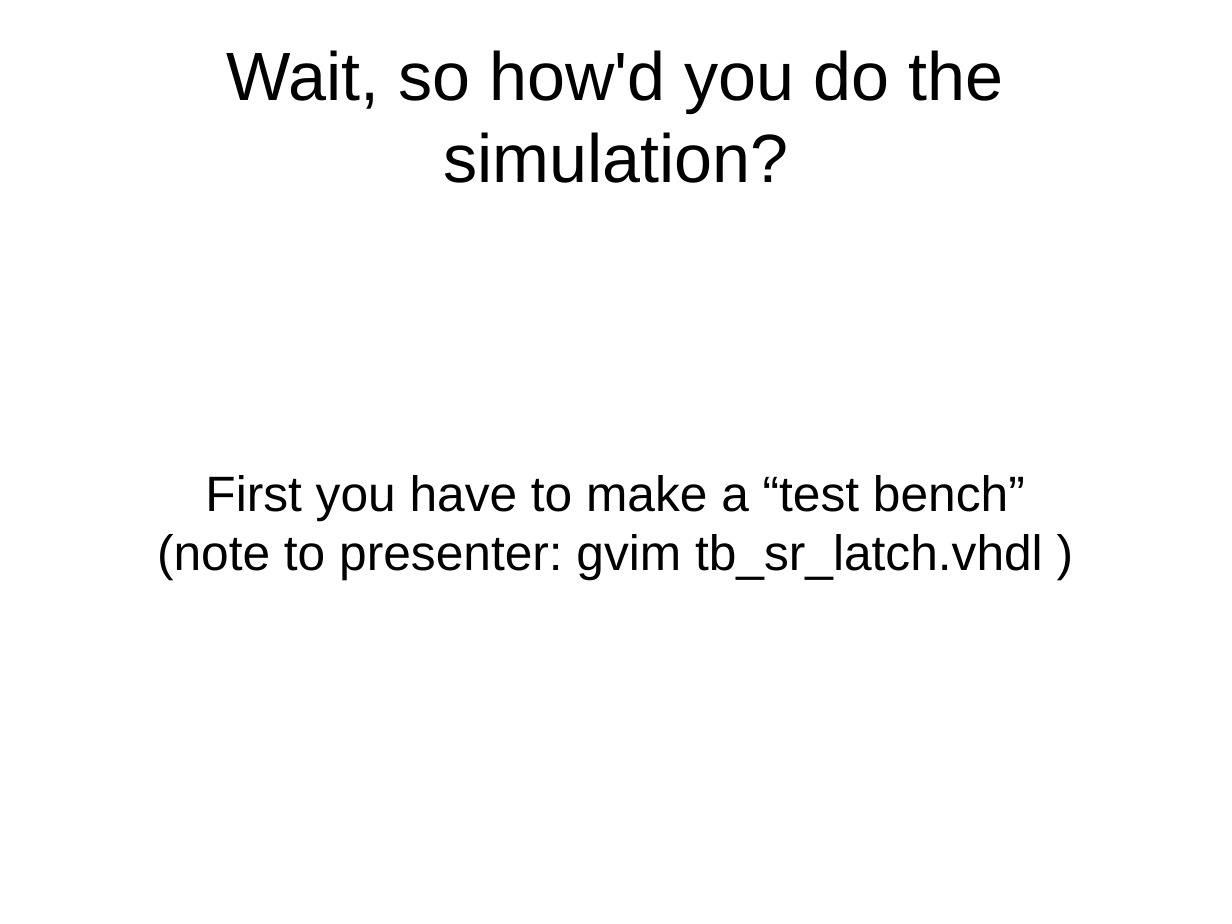
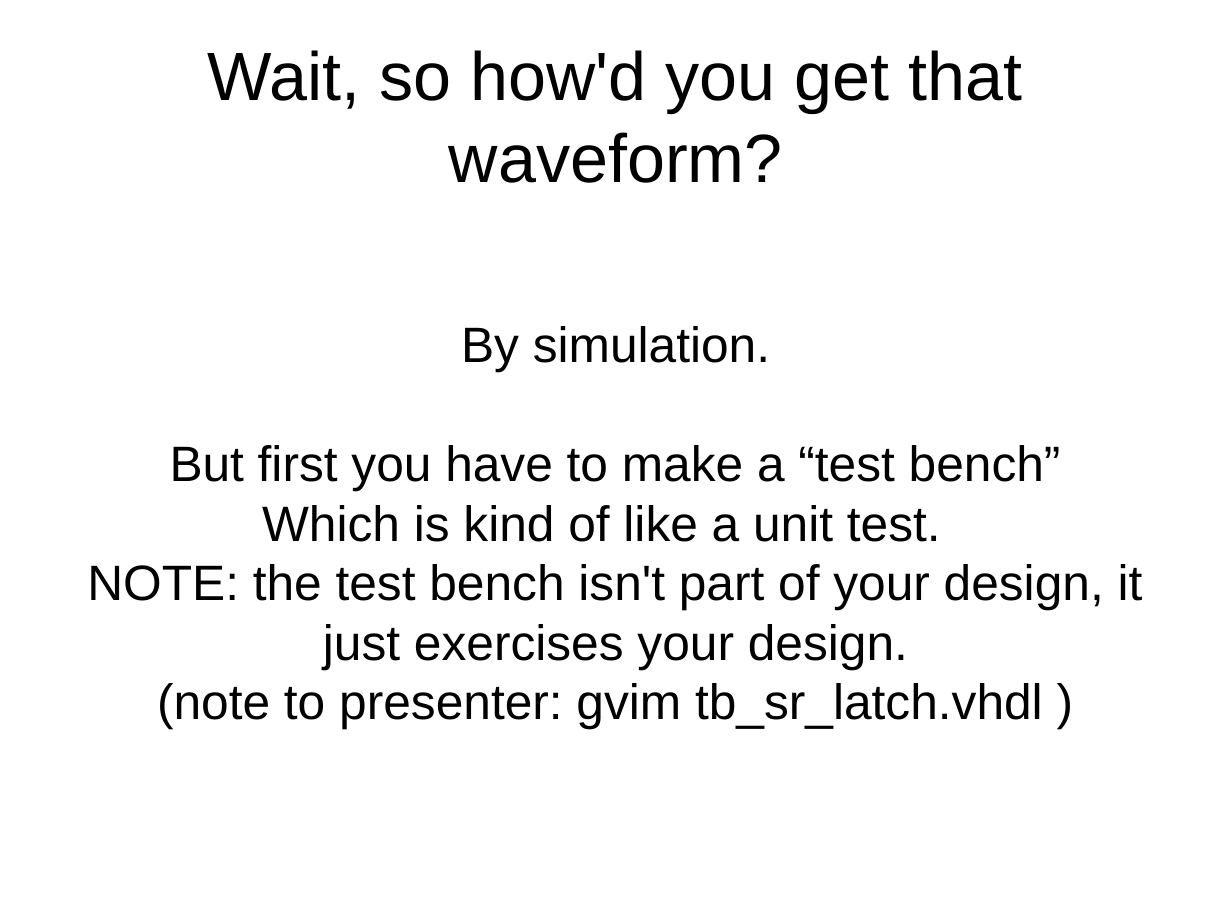
Before and after one commit to philtomson/fpga_pres, a slide deck: slide 26 of fpga_pres.odp (slide 23 before the commit). Drawn at 1232x924 pixels with LibreOffice and Linux fonts; fonts in the diff are those of the drawing. Boxes give left, top, right and bottom in pixels: in the first picture for what was removed or moved away, otherwise in the second. Text is boxed around its words. In the diff, an @@ line names an element or a change of style, - is before the commit and + after.

```diff
--- a/fpga_pres.odp
+++ b/fpga_pres.odp
@@ title at box(208, 50, 1023, 183): text changed @@
-Wait, so how'd you do the simulation?
+Wait, so how'd you get that waveform?
@@ subtitle at box(87, 326, 1143, 669): text changed @@
-First you have to make a “test bench”
+By simulation.
+But first you have to make a “test bench”
+Which is kind of like a unit test.
+NOTE: the test bench isn't part of your design, it just exercises your design.
```
Also in this commit, not shown: 14 other slides changed, 8 slides added, 1 slide removed.
